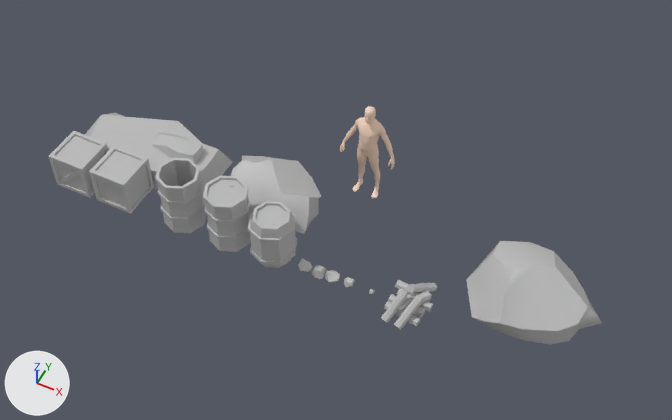
The FBX model Assets/Models/Forest Assets 1.fbx as it was, and as the next commit left it.
One viewpoint serves both versions: a 50 mm lens placed at (4.32, -7.91, 11.45), pointed at (-0.11, 0.96, 0.36). Every picture has the same lights, and +X, +Y and +Z are marked at lower left. Where no turn or scale is listed for an object, it has been applied to the vertices.

The first picture shows 'Campfire_Combined', 'HumanBody:humanBody', 'Medium_Rock_1', 'Medium_Rock_2', 'Medium_Rock_3', 'Metal_Barrel_1', 'Metal_Barrel_2', 'Small_Rock_1', 'Small_Rock_2', 'Small_Rock_3', 'Wood_Barrel', 'Wood_Crate_1', 'Wood_Crate_2'.
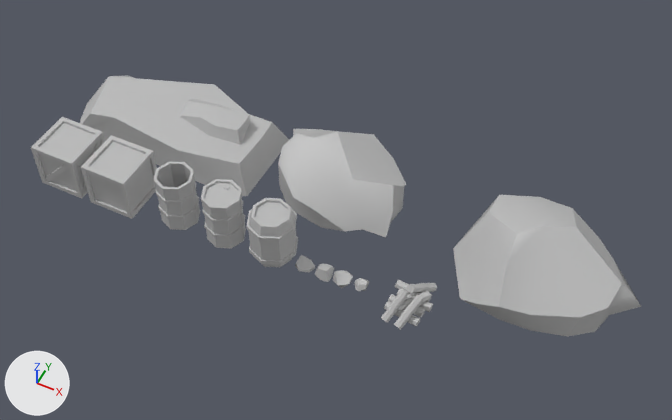
The change in detail:
me_mesh_006 has 42 vertices, 40 faces and spans x -0.82..0.82, y -0.6..0.6, z -0.51..0.51.
me_mesh_006 is used by ob_medium_rock_2; location (-1.19, 0.85, 0.4).
me_mesh_006 part 4: the whole mesh is scaled about its middle by 1.42.
me_mesh_009 has 130 vertices, 120 faces and spans x -0.366..0.366, y -0.366..0.366, z -0.525..0.525.
me_mesh_009 is used by ob_metal_barrel_2; location (-2.38, 0.0, 0.52).
me_mesh_009 part 2: the whole mesh is scaled about its middle by 0.912, then moved by (0.0, 0.0, 0.479).
me_mesh_011 has 56 vertices, 54 faces and spans x -0.338..0.338, y -0.338..0.338, z -0.338..0.338.
me_mesh_011 is used by ob_wood_crate_1; location (-3.56, 0.0, 0.35).
me_mesh_011 part 8: the whole mesh is scaled about its middle by 1.22, then moved by (0.413, 0.413, 0.413).
me_mesh_012 has 88 vertices, 66 faces and spans x -0.338..0.338, y -0.338..0.338, z -0.338..0.338.
me_mesh_012 is used by ob_wood_crate_2; location (-4.38, 0.0, 0.34).
me_mesh_012 part 7: the whole mesh is scaled about its middle by 1.22.
me_mesh_010 has 130 vertices, 120 faces and spans x -0.38..0.38, y -0.38..0.38, z -0.464..0.464.
me_mesh_010 is used by ob_wood_barrel; location (-0.72, 0.0, 0.44).
me_mesh_010 part 3: the whole mesh is multiplied about its middle by the matrix ((1.042, 0.0, 0.0), (0.0, 1.042, 0.0), (0.0, 0.0, 1.042)), then moved by (0.0, 0.0, 0.445).
me_mesh_005 is used by ob_medium_rock_1; location (3.22, 0.95, 0.14).
me_mesh_005 had 38 vertices, 72 faces and spanned x -1.07..1.07, y -0.79..0.79, z -0.56..0.56.
me_mesh_005 now has 38 vertices, 72 faces and spans x -1.51..1.51, y -1.12..1.12, z -0.76..0.8.
me_mesh_005 part 5: 38 of 38 vertices moved; they spanned x -1.07..1.07, y -0.79..0.79, z -0.56..0.56 and now span x -1.51..1.51, y -1.12..1.12, z -0.76..0.8; mean shift (-0.03, 0.02, -0.03); largest move (-1.07, 0.03, -0.29) -> (-1.51, 0.04, -0.42).
me_mesh_007 has 43 vertices, 39 faces and spans x -1.35..1.35, y -0.64..0.64, z -0.28..0.28.
me_mesh_007 is used by ob_medium_rock_3; location (-3.71, 0.95, 0.26).
me_mesh_007 part 6: the whole mesh is scaled about its middle by 1.42.
me_mesh_008 has 147 vertices, 136 faces and spans x -0.366..0.366, y -0.366..0.366, z -0.525..0.525.
me_mesh_008 is used by ob_metal_barrel_1; location (-1.51, 0.0, 0.52).
me_mesh_008 part 1: the whole mesh is scaled about its middle by 0.912, then moved by (0.0, 0.0, 0.479).
Object 'HumanBody:humanBody' (ob_humanbody_humanbody) is deleted.
Object 'Medium_Rock_2' (ob_medium_rock_2) moves from (-1.19, 0.85, 0.4) to (-0.38, 1.6, 0.4).
Object 'Metal_Barrel_2' (ob_metal_barrel_2) moves from (-2.38, 0.0, 0.52) to (-2.47, 0.0, 0.0).
Object 'Wood_Crate_1' (ob_wood_crate_1) moves from (-3.56, 0.0, 0.35) to (-3.97, -0.41, 0.0).
Object 'Wood_Crate_2' (ob_wood_crate_2) moves from (-4.38, 0.0, 0.34) to (-4.56, 0.0, 0.41).
Object 'Small_Rock_2' (ob_small_rock_2) moves from (0.29, 0.0, 0.01) to (0.46, 0.0, 0.08).
Object 'Small_Rock_3' (ob_small_rock_3) moves from (0.57, -0.01, 0.01) to (0.78, -0.01, 0.07).
Object 'Wood_Barrel' (ob_wood_barrel) moves from (-0.72, 0.0, 0.44) to (-0.72, 0.0, 0.04).
Object 'Medium_Rock_1' (ob_medium_rock_1) moves from (3.22, 0.95, 0.14) to (3.22, 1.53, 0.14).
Object 'Small_Rock_1' (ob_small_rock_1) moves from (0.06, 0.0, 0.02) to (0.16, 0.0, 0.08).
Object 'Medium_Rock_3' (ob_medium_rock_3) moves from (-3.71, 0.95, 0.26) to (-3.71, 1.76, 0.26).
Object 'Metal_Barrel_1' (ob_metal_barrel_1) moves from (-1.51, 0.0, 0.52) to (-1.6, 0.0, 0.0).

What differs and where, as boxes (x1, y1, x2, y2) in the pictures (672 x 420 px):
'Medium_Rock_1', reshaped, moved (38% wider, 36% taller)
    before: (466, 241, 602, 345)
    after: (453, 195, 641, 337)
'Medium_Rock_3', mesh rescaled, moved
    before: (85, 113, 232, 194)
    after: (80, 75, 289, 196)
'Medium_Rock_2', mesh rescaled, moved (42% wider, 38% taller)
    before: (231, 156, 321, 234)
    after: (278, 129, 406, 237)
'Wood_Crate_1', mesh rescaled, moved (17% wider, 21% taller)
    before: (89, 145, 154, 214)
    after: (81, 135, 157, 219)
'Wood_Crate_2', mesh rescaled, moved (21% wider, 21% taller)
    before: (48, 131, 109, 198)
    after: (31, 117, 105, 198)
'Metal_Barrel_1', mesh rescaled, moved (6% narrower, 9% shorter)
    before: (203, 175, 251, 252)
    after: (201, 179, 246, 249)
'Metal_Barrel_2', mesh rescaled, moved (8% narrower, 8% shorter)
    before: (155, 158, 206, 233)
    after: (153, 161, 200, 230)
'Wood_Barrel', reshaped, moved (6% wider)
    before: (248, 201, 297, 268)
    after: (246, 198, 298, 268)
'HumanBody:humanBody', deleted (beige)
    before: (340, 106, 395, 198)
'Small_Rock_2', moved
    before: (325, 270, 340, 284)
    after: (333, 270, 353, 288)
'Small_Rock_1', moved
    before: (311, 265, 326, 279)
    after: (315, 263, 334, 282)
'Small_Rock_3', moved
    before: (344, 277, 355, 287)
    after: (355, 278, 369, 291)
